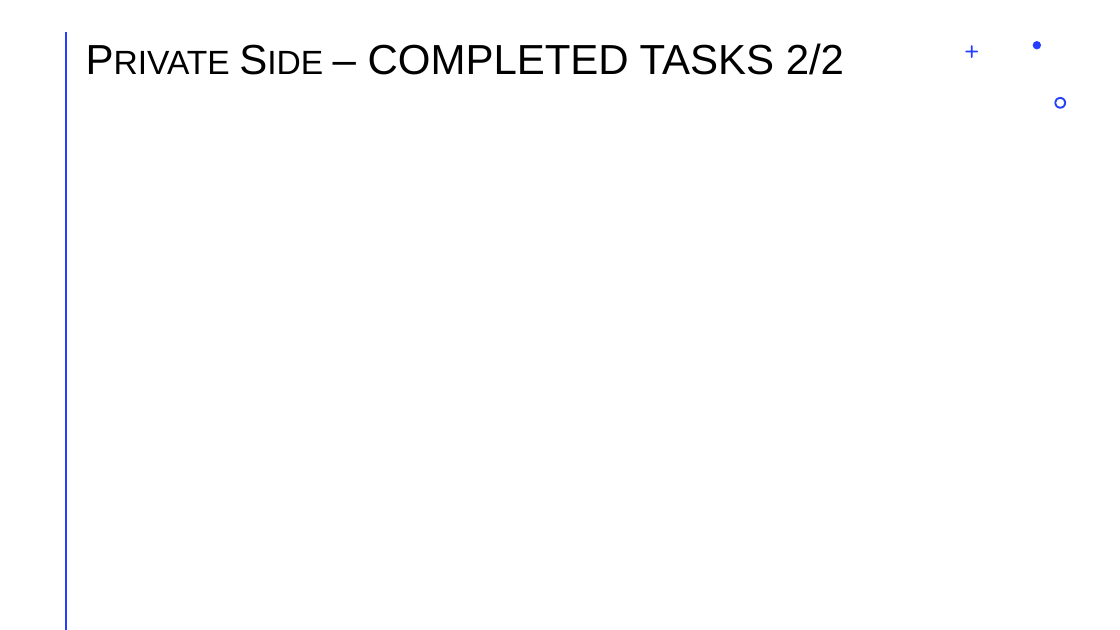
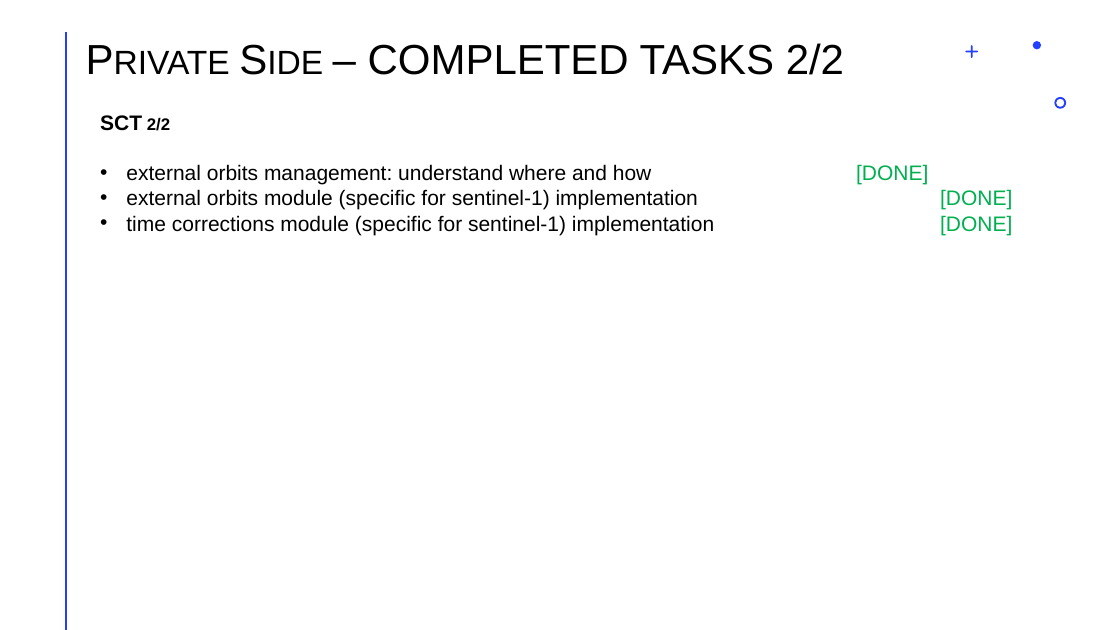
Before and after one commit to aresys-srl/sct, a slide deck: slide 9 of documentation/new_sct_status_update.pptx (slide 8 before the commit). Drawn at 1120x630 pixels with LibreOffice and Linux fonts; fonts in the diff are those of the drawing. Boxes give left, top, right and bottom in pixels: in the first picture for what was removed or moved away, otherwise in the second. Text is boxed around its words. In the diff, an @@ line names an element or a change of style, - is before the commit and + after.

```diff
--- a/documentation/new_sct_status_update.pptx
+++ b/documentation/new_sct_status_update.pptx
@@ text added at bbox=[100, 115, 928, 235], 18 pt, text #000000 @@
+SCT 2/2
+• external orbits management: understand where and how [DONE]
+• external orbits module (specific for sentinel-1) implementation [DONE]
+• time corrections module (specific for sentinel-1) implementation [DONE]
```
Also in this commit, not shown: 7 other slides changed, 2 slides added, 3 slides removed, 45 other files.
